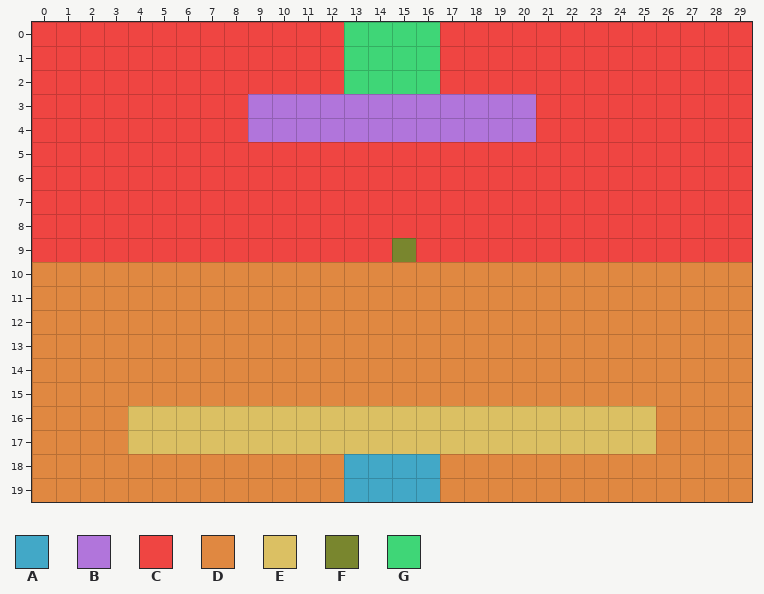
An edit to a level. Tiled map, Levels/level6.tmx. Above: the version before the commit.
Cells are 32x32 px. Shown: x 0..29, y 0..19.
Key: from "tilemap": A 0, B 2, C 3, D 4, E 5, F 6, G 7.
_ is an empty cell.
Layer "Kachelebene 1" before, first column x 0:
 0 CCCCCCCCCCCCCGGGGCCCCCCCCCCCCC
 1 CCCCCCCCCCCCCGGGGCCCCCCCCCCCCC
 2 CCCCCCCCCCCCCGGGGCCCCCCCCCCCCC
 3 CCCCCCCCCBBBBBBBBBBBBCCCCCCCCC
 4 CCCCCCCCCBBBBBBBBBBBBCCCCCCCCC
 5 CCCCCCCCCCCCCCCCCCCCCCCCCCCCCC
 6 CCCCCCCCCCCCCCCCCCCCCCCCCCCCCC
 7 CCCCCCCCCCCCCCCCCCCCCCCCCCCCCC
 8 CCCCCCCCCCCCCCCCCCCCCCCCCCCCCC
 9 CCCCCCCCCCCCCCCFCCCCCCCCCCCCCC
10 DDDDDDDDDDDDDDDDDDDDDDDDDDDDDD
11 DDDDDDDDDDDDDDDDDDDDDDDDDDDDDD
12 DDDDDDDDDDDDDDDDDDDDDDDDDDDDDD
13 DDDDDDDDDDDDDDDDDDDDDDDDDDDDDD
14 DDDDDDDDDDDDDDDDDDDDDDDDDDDDDD
15 DDDDDDDDDDDDDDDDDDDDDDDDDDDDDD
16 DDDDEEEEEEEEEEEEEEEEEEEEEEDDDD
17 DDDDEEEEEEEEEEEEEEEEEEEEEEDDDD
18 DDDDDDDDDDDDDAAAADDDDDDDDDDDDD
19 DDDDDDDDDDDDDAAAADDDDDDDDDDDDD
New version:
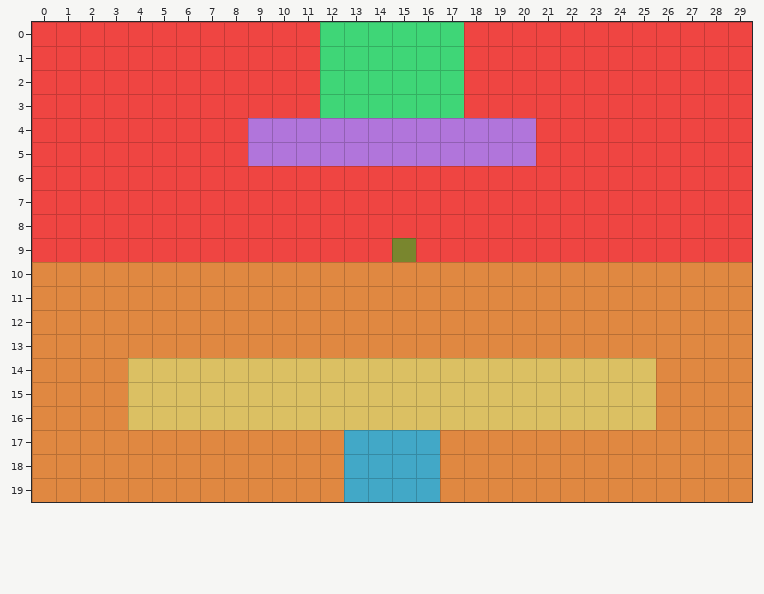
Change:
Layer "Kachelebene 1":
y 0..2: x 12 C -> G; x 17 C -> G
y 3: x 9..20 BBBBBBBBBBBB -> CCCGGGGGGCCC
y 5: x 9..20 CCCCCCCCCCCC -> BBBBBBBBBBBB
y 14..15: x 4..25 DDDDDDDDDDDDDDDDDDDDDD -> EEEEEEEEEEEEEEEEEEEEEE
y 17: x 4..25 EEEEEEEEEEEEEEEEEEEEEE -> DDDDDDDDDAAAADDDDDDDDD
